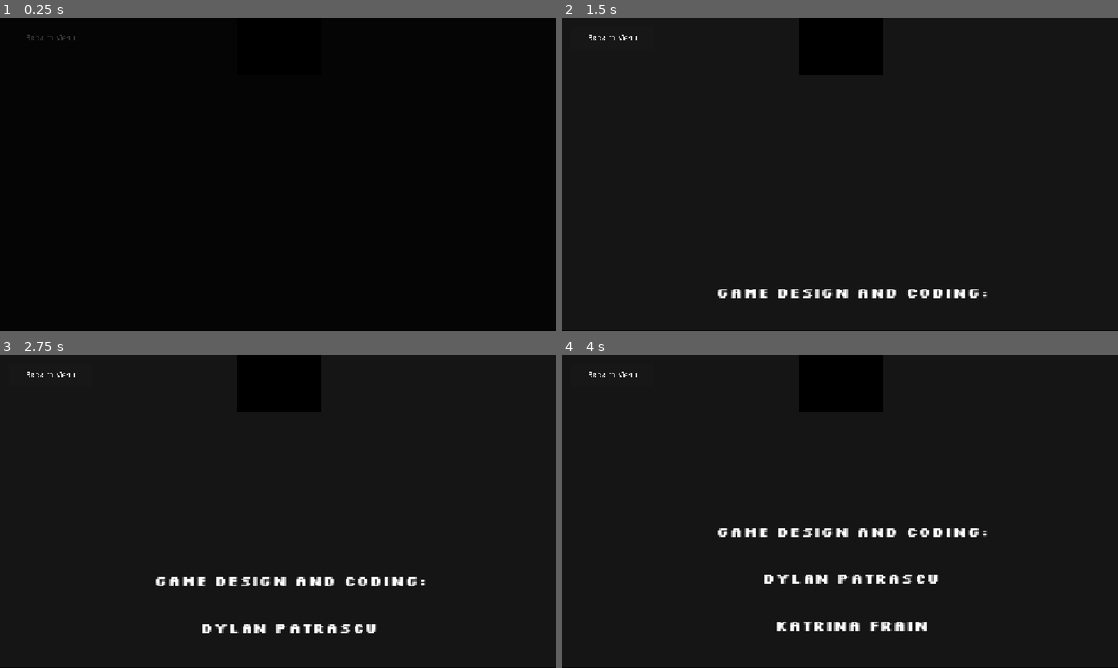
Above: before the commit, frames 1-4 (two rows, left to right).
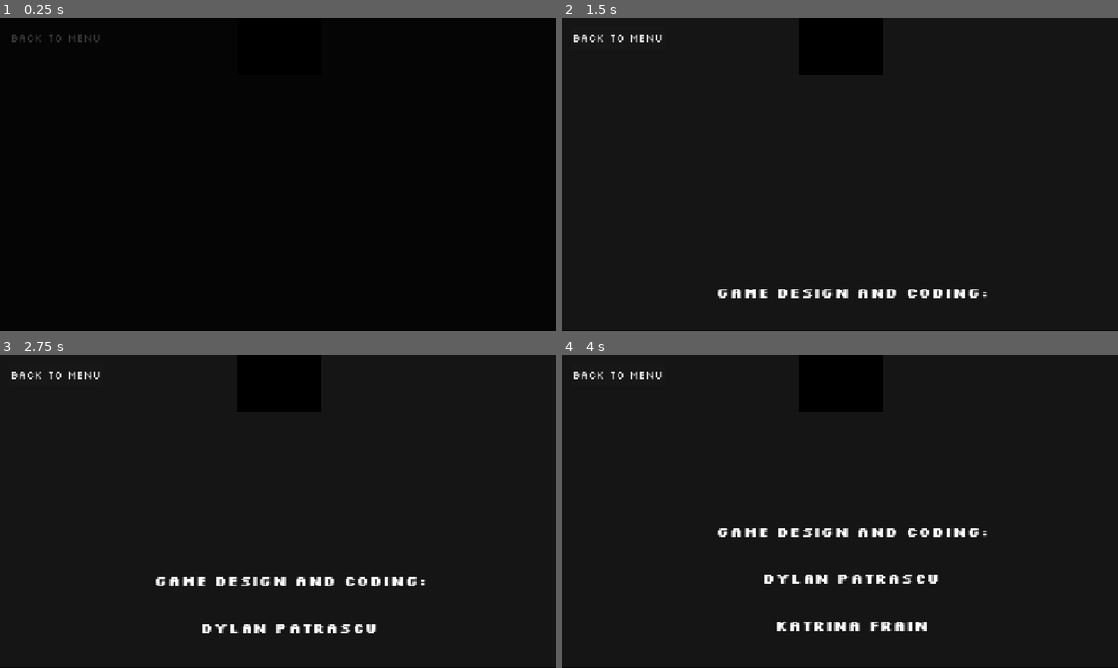
Above: after the commit, the same moments.

Repository: DudeNamedDarcy/CosmicJam2026
Game: Godot game, scene res://Scenes/Credits/normal_credits.tscn
The game is run twice, just before and just after one commit, with the same random seed, the same clock (stepped at 60 frames per second) and the same inputs. This scene is started directly instead of the project's main scene. Video files are missing from this copy of the repository; at most half a second of black plays in their place. Sound files missing from this copy of the repository are replaced by a short silence.
Inputs (mouse positions are in pixels of both pictures, inside the frame that each line leads up to):
- Up to frame 1 (0.25 s): no input
- Up to frame 2 (1.5 s): move the mouse to (962, 158) at 0.52 s; press the mouse at (962, 158) at 0.53 s; hold Right (ComboRight) 0.53-1.25 s; release the mouse at (962, 158) at 1.25 s; drag from (728, 190) to (812, 237) at 1.27 s
- Up to frame 3 (2.75 s): tap Enter at 2 s; move the mouse to (333, 442) at 2.02 s; press the mouse at (333, 442) at 2.03 s; hold Right (ComboRight) from 2.03 s (still down)
- Up to frame 4 (4 s): release Right (ComboRight) at 2.75 s; release the mouse at (895, 442) at 2.75 s; drag from (812, 574) to (673, 464) at 2.77 s; move the mouse to (1006, 558) at 3.52 s; press the mouse at (1006, 558) at 3.53 s; hold Left (ComboLeft) from 3.53 s (still down)

The runs differ from the first frame. In frame 1, 0.1% of the frame differs, in the area x 2-18%, y 5-8%; in frame 2, 0.2%; in frame 3, 0.2%; in frame 4, 0.2%.

Commit message:
Updated Normal Credits

Diff:
--- a/Scenes/Credits/normal_credits.tscn
+++ b/Scenes/Credits/normal_credits.tscn
@@ -5,7 +5,7 @@
 [ext_resource type="FontFile" uid="uid://d0yv4rsexmrsw" path="res://fonts/Silkscreen/Silkscreen-Bold.ttf" id="2_g3hg3"]
 [ext_resource type="Script" uid="uid://bnomxs6v8sm6g" path="res://Scenes/Credits/credits_controller.gd" id="3_qm2ky"]
 [ext_resource type="AudioStream" uid="uid://c2e8tagxwoyfo" path="res://Scenes/Audio/Music/endcredits_awesome.mp3" id="4_5mi57"]
-[ext_resource type="FontFile" uid="uid://f4k0ijoumsg7" path="res://fonts/Geist_Pixel/GeistPixel-Regular-VariableFont_ELSH.ttf" id="6_5mi57"]
+[ext_resource type="FontFile" uid="uid://btm21rgep3rct" path="res://fonts/Silkscreen/Silkscreen-Regular.ttf" id="6_qm2ky"]
 
 [sub_resource type="FontVariation" id="FontVariation_04ky2"]
 base_font = ExtResource("2_g3hg3")
@@ -96,7 +96,8 @@
 offset_top = 17.0
 offset_right = 190.33333
 offset_bottom = 64.0
-theme_override_fonts/font = ExtResource("6_5mi57")
+theme_override_fonts/font = ExtResource("6_qm2ky")
+theme_override_font_sizes/font_size = 22
 text = "Back to Menu"
 
 [node name="Screen Fade" type="ColorRect" parent="." unique_id=1097401386]
